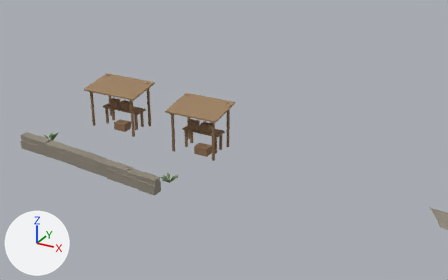
Two versions of the Blender file assets/models/world/source/bellwether-working-square-v1/working-square.blend, one commit apart.
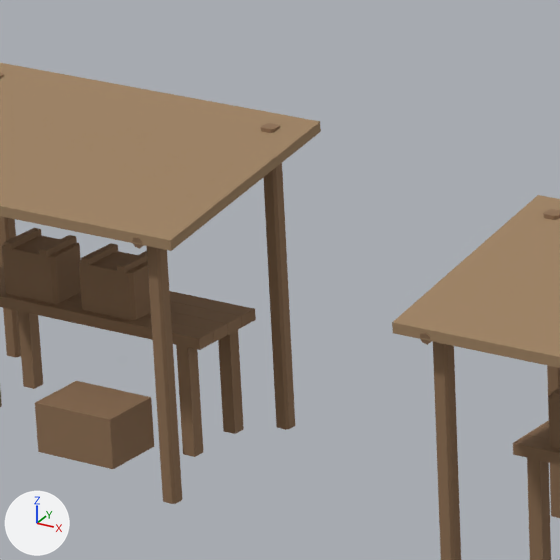
Old and new are each drawn from a camera (50 mm lens) standing at (90.65, -160.96, 0.45) and looking at (76.35, -134.95, -12.56) and again close up on the part from 24% to 42% of the width and 23% to 52% of the height. Lighting does not change. The marker at lower left points along +X, +Y and +Z. The last two pictures show the newer version.

The older version as bpy lines, for what is in view:
```python
me_vegetable_stall_counter_leg_003 = bpy.data.meshes.new('Vegetable stall counter leg.003')
me_vegetable_stall_counter_leg_003.from_pydata(...)  # a box spanning x 71.908..72.018, y -136.625..-136.515, z -12.268..-11.318
me_vegetable_stall_counter_leg_003.materials.append(mat_hordetaverntimber)  # brown #8e6f52
me_vegetable_stall_counter_plank = bpy.data.meshes.new('Vegetable stall counter plank')
me_vegetable_stall_counter_plank.from_pydata(...)  # a box spanning x 69.86..72.14, y -136.11..-135.93, z -11.37..-11.28
me_vegetable_stall_counter_plank.materials.append(mat_hordetaverntimber)  # brown #8e6f52
me_vegetable_stall_counter_plank_003 = bpy.data.meshes.new('Vegetable stall counter plank.003')
me_vegetable_stall_counter_plank_003.from_pydata(...)  # a box spanning x 69.86..72.14, y -136.65..-136.47, z -11.37..-11.28
me_vegetable_stall_counter_plank_003.materials.append(mat_hordetaverntimber)  # brown #8e6f52
ob_vegetable_stall_counter_leg_003 = bpy.data.objects.new('Vegetable stall counter leg.003', me_vegetable_stall_counter_leg_003)
ob_vegetable_stall_counter_leg_003.location = (0.0, 0.0, 0.0)
ob_vegetable_stall_counter_plank = bpy.data.objects.new('Vegetable stall counter plank', me_vegetable_stall_counter_plank)
ob_vegetable_stall_counter_plank.location = (0.0, 0.0, 0.0)
ob_vegetable_stall_counter_plank_003 = bpy.data.objects.new('Vegetable stall counter plank.003', me_vegetable_stall_counter_plank_003)
ob_vegetable_stall_counter_plank_003.location = (0.0, 0.0, 0.0)
# also in view: 'Vegetable stall upright.002' at (72.3, -135.83, -11.04); 'Travelling supply stall weather cover' at (76.15, -136.96, -10.11); 'Vegetable stall counter plank.001' at (71.0, -136.2, -11.32); 'Travelling supply stall upright.001' at (75.02, -137.69, -11.33); 'Vegetable stall counter plank.002' at (71.0, -136.38, -11.32)
```
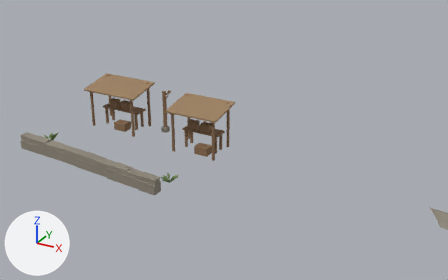
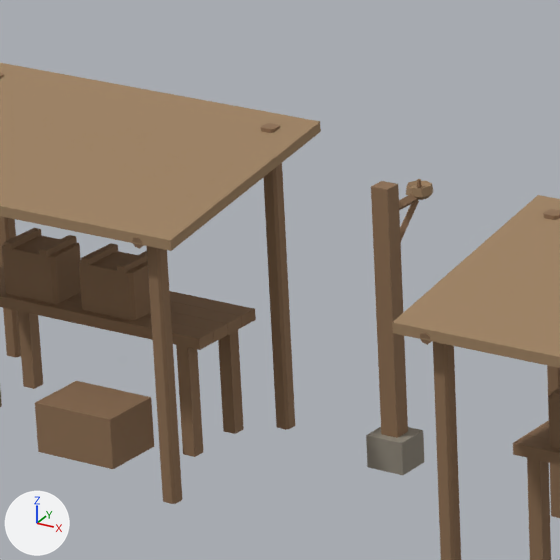
Changed parts and their boxes [x1, y1, x2, y2] in the close-ups (560 x 560 px):
'Market lamp post', added (brown): after [371, 181, 408, 438]
'Market lamp footing', added: after [366, 427, 424, 475]
'Market clay oil cup', added: after [406, 180, 433, 200]
'Market lamp brace', added (mostly hidden): after [400, 200, 419, 240]
'Market lamp arm', added (mostly hidden): after [399, 194, 418, 210]

Edits to the bpy script that builds the scene:
```text
Add me_market_clay_oil_cup:
    me_market_clay_oil_cup.from_pydata(...)  # 32 vertices, 26 faces; spans x 73.345..73.555, y -135.695..-135.485, z -10.267..-10.167
    me_market_clay_oil_cup.materials.append(mat_hordetownroofclay)  # brown #9e8161
Add me_market_lamp_brace:
    me_market_lamp_brace.from_pydata([(73.481, -136.008, -10.607), (73.45, -135.987, -10.63), (73.419, -136.008, -10.607), (73.45, -136.029, -10.583), (73.477, -135.64, -10.277), (73.45, -135.622, -10.297), (73.423, -135.64, -10.277), (73.45, -135.658, -10.256)], [], [(3, 2, 1, 0), (4, 5, 6, 7), (0, 1, 5, 4), (1, 2, 6, 5), (2, 3, 7, 6), (3, 0, 4, 7)])
    me_market_lamp_brace.materials.append(mat_hordetaverntimber)  # brown #8e6f52
Add me_market_lamp_arm:
    me_market_lamp_arm.from_pydata([(73.491, -136.04, -10.247), (73.45, -136.04, -10.288), (73.409, -136.04, -10.247), (73.45, -136.04, -10.206), (73.487, -135.59, -10.247), (73.45, -135.59, -10.284), (73.413, -135.59, -10.247), (73.45, -135.59, -10.21)], [], [(3, 2, 1, 0), (4, 5, 6, 7), (0, 1, 5, 4), (1, 2, 6, 5), (2, 3, 7, 6), (3, 0, 4, 7)])
    me_market_lamp_arm.materials.append(mat_hordetaverntimber)  # brown #8e6f52
Add me_market_lamp_post:
    me_market_lamp_post.from_pydata(...)  # a box spanning x 73.38..73.52, y -136.11..-135.97, z -12.08..-10.04
    me_market_lamp_post.materials.append(mat_hordetaverntimber)  # brown #8e6f52
Add me_market_lamp_footing:
    me_market_lamp_footing.from_pydata(...)  # a box spanning x 73.29..73.61, y -136.185..-135.895, z -12.257..-11.997
    me_market_lamp_footing.materials.append(mat_hordetownstone)  # grey #90897c
Add ob_market_clay_oil_cup:
    ob_market_clay_oil_cup = bpy.data.objects.new('Market clay oil cup', me_market_clay_oil_cup)
    ob_market_clay_oil_cup.location = (0.0, 0.0, 0.0)
Add ob_market_lamp_brace:
    ob_market_lamp_brace = bpy.data.objects.new('Market lamp brace', me_market_lamp_brace)
    ob_market_lamp_brace.location = (0.0, 0.0, 0.0)
Add ob_market_lamp_arm:
    ob_market_lamp_arm = bpy.data.objects.new('Market lamp arm', me_market_lamp_arm)
    ob_market_lamp_arm.location = (0.0, 0.0, 0.0)
Add ob_market_lamp_post:
    ob_market_lamp_post = bpy.data.objects.new('Market lamp post', me_market_lamp_post)
    ob_market_lamp_post.location = (0.0, 0.0, 0.0)
Add ob_market_lamp_footing:
    ob_market_lamp_footing = bpy.data.objects.new('Market lamp footing', me_market_lamp_footing)
    ob_market_lamp_footing.location = (0.0, 0.0, 0.0)
```
